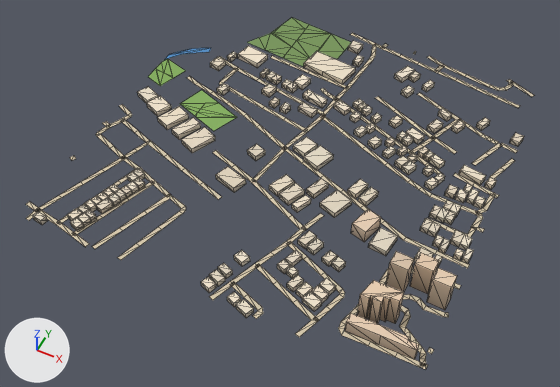
The glTF model public/assets/bengaluru-region-v1/tiles/t12_19-l1.glb, before and after one commit.
Before and after are seen from a 50 mm camera at (6543.0, 9109.0, 701.0) aimed at (6252.0, 9691.0, -26.0). The axes (+X, +Y, +Z) are drawn at lower left. The lights are the same throughout. The picture after the commit comes second. Mesh edges are drawn as thin lines. Vertices at exactly the same position are counted once.

The scene before the commit, as lines of its bpy script (objects in view):
```python
me_building = bpy.data.meshes.new('building')
me_building.from_pydata(...)  # 1092 vertices, 1391 faces; spans x 10.0..501.0, y -4.0..478.0, z 0.0..42.0
me_building.materials.append(mat_building)
me_ground = bpy.data.meshes.new('ground')
me_ground.from_pydata(...)  # 600 vertices, 509 faces; spans x -2.0..503.0, y -3.0..503.0, z 1.0
me_ground.materials.append(mat_ground)
# before: 470 (235.0, 237.0, 1.0) at pixel (284, 150), 471 (233.0, 246.0, 1.0) at pixel (285, 145)
ob_building = bpy.data.objects.new('building', me_building)
ob_building.location = (6000.0, 9500.0, 0.0)
ob_ground = bpy.data.objects.new('ground', me_ground)
ob_ground.location = (6000.0, 9500.0, 0.0)
```
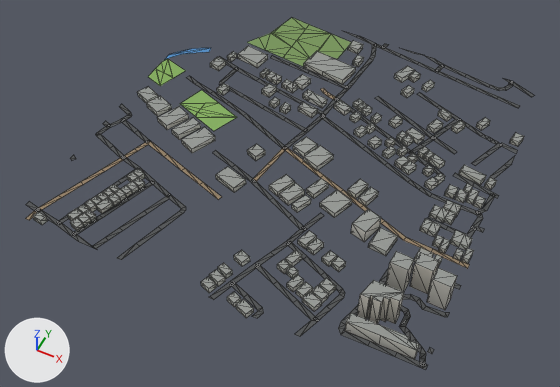
Boxes (x1, y1, x2, y2) around the edits, measured in the pictures (560 x 387 px; the box of a moved part takes in the faces that stretch with it):
part 1 of me_building, recoloured: (33, 40, 524, 359) in both
part 2 of me_ground, moved or reshaped: before (26, 33, 534, 369); after (26, 31, 534, 369)
part 3 of me_ground, moved or reshaped: before (270, 136, 297, 151); after (270, 136, 297, 150)
part 4 of me_ground, recoloured: (33, 43, 520, 368) in both

The edits, one by one:
me_building is used by ob_building; location (6000.0, 9500.0, 0.0).
me_building had 1092 vertices, 1391 faces and spanned x 10.0..501.0, y -4.0..478.0, z 0.0..42.0.
me_building now has 1092 vertices, 1674 faces and spans x 10.0..501.0, y -4.0..478.0, z 0.0..42.0.
me_building part 1: 1391 kept faces spanning x 10.0..501.0, y -4.0..478.0, z 0.0..42.0 get new vertex colours.
Edits to the shape of me_building do not show in these pictures.
me_ground is used by ob_ground; location (6000.0, 9500.0, 0.0).
Verts and faces of me_ground; kept vertices keep their numbers, new ones are numbered from 600.
me_ground had 600 vertices, 509 faces and spanned x -2.0..503.0, y -3.0..503.0, z 1.0.
me_ground now has 612 vertices, 521 faces and spans x 0.0..500.0, y 0.0..500.0, z 1.0.
Part 2, on me_ground:
39 vertices are removed from x -2.0..501.0, y -1.0..503.0, z 1.0.
53 faces are deleted.
4 vertices in x 9.0..414.0, y 80.0..499.0, z 1.0 move by (0.0, 1.0, 0.0).
3 vertices in x 72.0..485.0, y 21.0..209.0, z 1.0 move by (-1.0, 0.0, 0.0).
3 vertices in x 143.0..499.0, y -1.0..109.0, z 1.0 move by (1.0, 1.0, 0.0).
3 vertices in x 169.0..493.0, y 93.0..225.0, z 1.0 move by (-1.0, 1.0, 0.0).
3 vertices in x 269.0..485.0, y 9.0..501.0, z 1.0 move by (0.0, -1.0, 0.0).
3 vertices in x 315.0..501.0, y 1.0..92.0, z 1.0 move by (-1.0, -1.0, 0.0).
21 vertices move from x 1.0..503.0, y -3.0..364.0, z 1.0 to x 0.0..500.0, y 0.0..370.0, z 1.0.
51 vertices are added at x 0.0..500.0, y 0.0..500.0, z 1.0.
65 new faces join them.
Part 3, on me_ground:
Vertex 471 moves to (232.0, 245.0, 1.0), pixel (284, 145).
Vertex 470 moves to (236.0, 237.0, 1.0), pixel (284, 150).
me_ground part 4: 402 kept faces spanning x 0.0..500.0, y 0.0..500.0, z 1.0 get new vertex colours; the middle colour goes from beige #d7c9ae to dark grey #535556.
